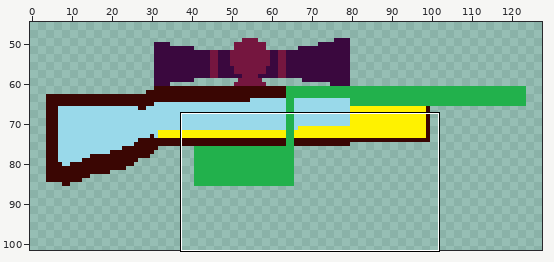
Edited in one commit: sprite sheet (1.4/Textures/Things/Item/Equipment/WeaponRanged/KEAnestheticSniperRifle.png). The picture above shows the old version from afar; the outline marks the close-up.
Close-up. Before:
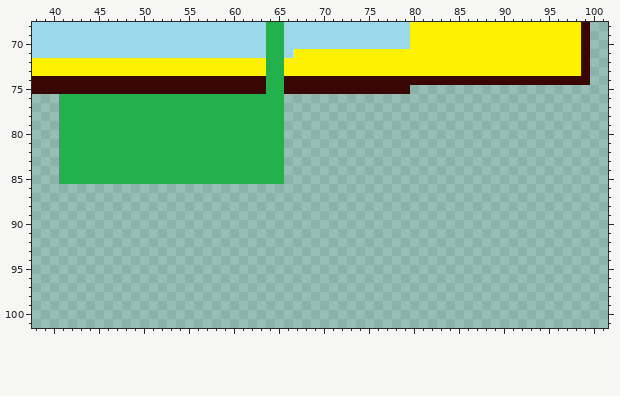
The file is 128x128 pixels. Pixels under 10% opacity are left out. Shown: x 38..101, y 68..101. The wide view leaves out empty margins.
The same view after the edit:
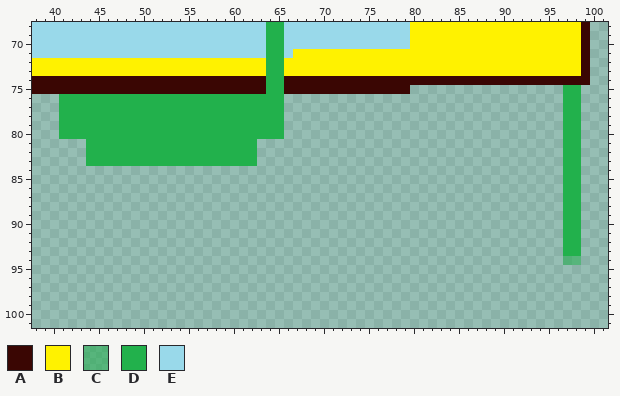
Palette (. is transparent): A #3a0603  B #fff200  C #1fae4b88  D #22b14c  E #99d9ea
Changes in this commit:
Colour C now appears in row 94 at x 97 to 98.
Colour D now appears in rows 75 to 93 at x 97 to 98.
Colour D is gone in rows 81 to 83 at x 41 to 43 and 63 to 65; in rows 84 to 85 at x 41 to 65.
Pixel boxes of the changes (left, top, right, bottom) in both close-ups:
added: (563, 85, 581, 265)
erased: (59, 139, 284, 184)
